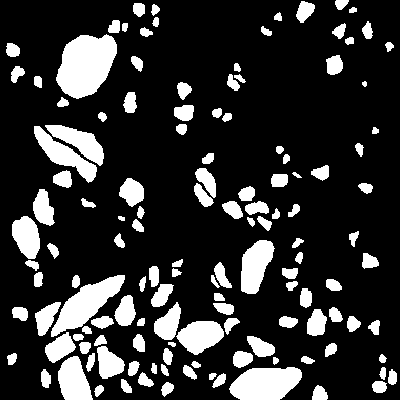
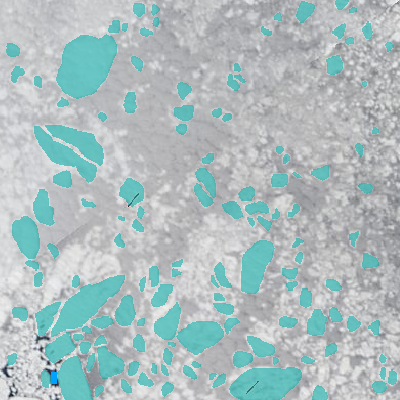
Comparing the layer stacks of the two 400x400 images. Changes:
hid "ice floes" (1st of 2) over [0, 0, 400, 400]
added layer "water samples" above "landfast ice" over [51, 372, 57, 384]
